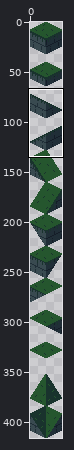
Two versions of one pixel-art file, assets/img/settlements/tileset_buildings.aseprite. The picture above shows the old version from afar; the outline marks the close-up.
Close-up. Earlier state:
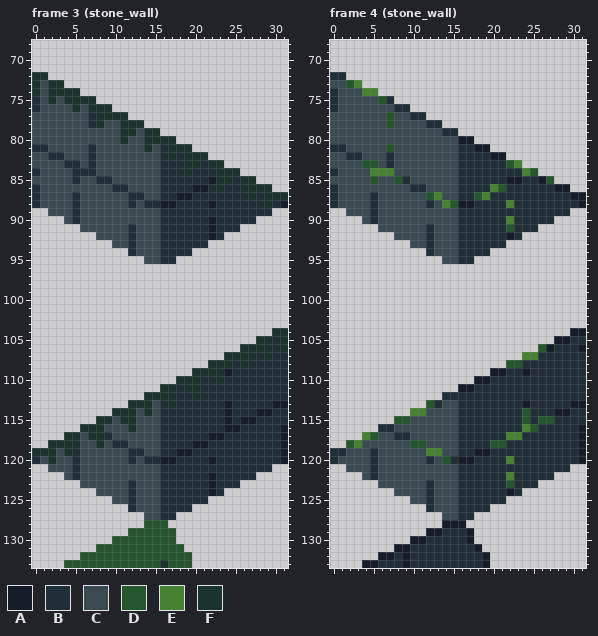
32x416 pixels, 7 frames. Shown: frame 3 (stone_wall): x 0..31, y 68..133; frame 4 (stone_wall): x 0..31, y 68..133. The commit also changed other frames or places, which this record leaves out.
Visible layers, top first: "Extras", "NoCopy", "Copy".
Palette (. is transparent): A #151d28  B #202e37  C #394a50  D #25562e  E #468232  F #19332d
Pixels before, frame 3 (stone_wall), first column x 0:
 72 FF..............................
 73 FCFF............................
 74 FCFFFF..........................
 75 BCFCFFFF........................
 76 BCCCCFCFFF......................
 77 CCCCCCCBFFFF....................
 78 CCCCCCCBFCCFFF..................
 79 CCCCCCCCCCCFFCFF................
 80 CCCCCCCCCCCFCCFFFF..............
 81 BBCCCCCBCCCCCCFCBFFF............
 82 CCBBCCCBCCCCCCCCBFBFFF..........
 83 CCCCBBCBCCCCCCCCBBBFFBFF........
 84 BCCCCBBBCCCCCCCCBBBFBBBFFF......
 85 CCCCCBCCBBCCCCCCBBBBBBAFFBFF....
 86 BCCCCCCCCCBBCCCCBBBBAABFBBFFFF..
 87 BCCCCBCCCCCCBBCCBBAABBBBBBBFBFFF
 88 BCCCCBCCCCCCBCBBAABBBBABBBBBBFBA
 89 ..CCCBCCCCCCCCCCBBBBBBBBBBBBBB..
 90 ....CBCCCCCCCCCCBBBBBBABBBBB....
 91 ......CCCCCCBCCCBBBBBBABBB......
 92 ........CCCCBCCCBBBBBBAB........
 93 ..........CCBCCCBBBBBB..........
 94 ............BCCCBBBB............
 95 ..............CCBB..............
 96 ................................
 97 ................................
 98 ................................
 99 ................................
100 ................................
101 ................................
102 ................................
103 ................................
104 ..............................FF
105 ............................FFBF
106 ..........................FFFFBF
107 ........................FFFFBFBB
108 ......................FFFBFBBBBB
109 ....................FFFFABBBBBBB
110 ..................FFFBBFBBBBBBBB
111 ................FFBFFBBBBBBBBBBB
112 ..............FFFFBBFBBBBBBBBBBB
113 ............FFFCBFBBBBBBABBBBBAA
114 ..........FFFCFCBBBBBBBBABBBAABB
115 ........FFCFFCCCBBBBBBBBABAABBBB
116 ......FFFCCCFCCCBBBBBBBBAABBBBBA
117 ....FFCFFBCCCCCCBBBBBBAABBBBBBBA
118 ..FFFFCCFCBBCCCCBBBBAABBBBBBBBBA
119 FFFCFBCCCCCCBBCCBBAABBBBBBBBBBBA
120 BCFCCBCCCCCCBCBBAABBBBABBBBBBBBA
121 ..CCCBCCCCCCCCCCBBBBBBBBBBBBBB..
122 ....CBCCCCCCCCCCBBBBBBABBBBB....
123 ......CCCCCCBCCCBBBBBBABBB......
124 ........CCCCBCCCBBBBBBAB........
125 ..........CCBCCCBBBBBB..........
126 ............BCCCBBBB............
127 ..............CCBB..............
128 ..............DDD...............
129 ............DDDDDD..............
130 ..........DDDDDDDD..............
131 ........DDDDDDDDDDD.............
132 ......DDDDDDDDDDDDDD............
133 ....DDDDDDDDDDDDFDDD............
Pixels before, frame 4 (stone_wall), first column x 0:
 72 BB..............................
 73 CCDE............................
 74 BCCCEE..........................
 75 BCCCCCDB........................
 76 BCCCCCCCBB......................
 77 CCCCCCCDCCBB....................
 78 CCCCCCCDCCCCBB..................
 79 CCCCCCCCCCCCCCBB................
 80 CCCCCCCCCCCCCCCCAA..............
 81 BBCCCCCDCCCCCCCCBBAA............
 82 CCBBCCCBCCCCCCCCBBBBAA..........
 83 CCCCDDCBCCCCCCCCBBBBBBDE........
 84 BCCCCEEECCCCCCCCBBBBBBBBED......
 85 CCCCCDCCDBCCCCCCBBBBBBAABBAD....
 86 BCCCCCCCCCBBCCCCBBBBEDBBBBBBAA..
 87 BCCCCBCCCCCCDECCBBDEBBBBBBBBBBAA
 88 BCCCCBCCCCCCBCEDAABBBBEBBBBBBBBA
 89 ..CCCBCCCCCCCCCCBBBBBBBBBBBBBB..
 90 ....CBCCCCCCCCCCBBBBBBEBBBBB....
 91 ......CCCCCCBCCCBBBBBBDBBB......
 92 ........CCCCBCCCBBBBBBAB........
 93 ..........CCBCCCBBBBBB..........
 94 ............BCCCBBBB............
 95 ..............CCBB..............
 96 ................................
 97 ................................
 98 ................................
 99 ................................
100 ................................
101 ................................
102 ................................
103 ................................
104 ..............................AA
105 ............................AABB
106 ..........................DABBBA
107 ........................EEBBBBBB
108 ......................DDBBBBBBBB
109 ....................AABBABBBBBBB
110 ..................AABBBBBBBBBBBB
111 ................AABBBBBBBBBBBBBB
112 ..............BBBBBBBBBBBBBBBBBB
113 ............DBCCBBBBBBBBABBBBBAA
114 ..........EECCCCBBBBBBBBDBBBAABB
115 ........DDCCCCCCBBBBBBBBDBDDBBBB
116 ......BBCCCCCCCCBBBBBBBBEDBBBBBA
117 ....EDCCBBCCCCCCBBBBBBEEBBBBBBBA
118 ..DECCCCCCDDCCCCBBBBDDBBBBBBBBBA
119 BBCCCBCCCCCCEECCBBAABBBBBBBBBBBA
120 BCCCCBCCCCCCBCDBAABBBBEBBBBBBBBA
121 ..CCCBCCCCCCCCCCBBBBBBBBBBBBBB..
122 ....CBCCCCCCCCCCBBBBBBEBBBBB....
123 ......CCCCCCBCCCBBBBBBDBBB......
124 ........CCCCBCCCBBBBBBAB........
125 ..........CCBCCCBBBBBB..........
126 ............BCCCBBBB............
127 ..............CCBB..............
128 ..............AAA...............
129 ............AABBBA..............
130 ..........AABBBBBA..............
131 ........AABBBBBBBBA.............
132 ......AABABBBBBBBBBA............
133 ....AABBBABBBBBBBBBA............
The same view after the edit:
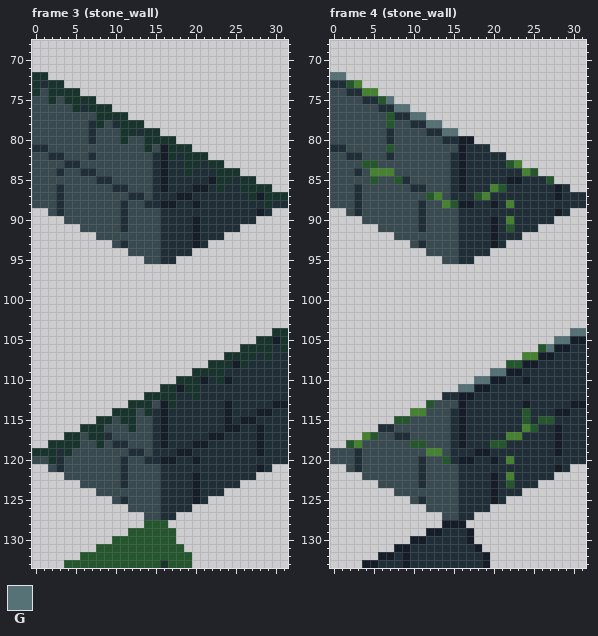
Colours new in this view: G #577277
Changes in this commit:
Changed rows in their new state; - is an unchanged pixel.
Frame 3 (stone_wall), layer "Copy":
first column x 0:
 73 -B------------------------------
 75 C-------------------------------
 76 C-----B-------------------------
 77 -------C------------------------
 78 ----------B---------------------
 79 -------B-----B------------------
 80 -------B------------------------
 81 -------C--------A---------------
 82 ---------------BA---------------
 83 -------C-------BA---------------
 84 C--B-C---------BA---------------
 85 -----C---------BA---------------
 86 C--B-----------BA---------------
 87 C--B-C---------B------------A---
 88 C--B-C-----BC-------A-B--------B
 89 ---B-C-----B----------------A---
 90 -----C-----B--------A-B---------
 91 -----------BC-------A-B---------
 92 ------------C-------A-B---------
 93 -----------BC-------A-----------
 94 ------------C-------------------
first column x 0:
105 ------------------------------A-
108 -------------------------A------
109 ------------------------B-------
110 ---------------------A--A-------
111 ------------------A-------------
113 ----------------A---------------
114 ---------------BA---------------
115 ---------------BA---------------
116 ---------------BA-----------A--B
117 ---------------BA-----------A--B
118 ---------------BA-----------A--B
119 ---B-C---------B------------A--B
120 C--B-C-----BC-------A-B--------B
121 ---B-C-----B----------------A---
122 -----C-----B--------A-B---------
123 -----------BC-------A-B---------
124 ------------C-------A-B---------
125 -----------BC-------A-----------
126 ------------C-------------------
Frame 4 (stone_wall), layer "Copy":
first column x 0:
 72 GG------------------------------
 73 BB------------------------------
 74 C-BB----------------------------
 75 C---BB-G------------------------
 76 C-----BBGG----------------------
 77 --------BBGG--------------------
 78 ----------BBGG------------------
 79 -------B----BBGG----------------
 80 -------B------BB----------------
 81 ----------------A-BB------------
 82 ---------------BA---BB----------
 83 -------C-------BA---------------
 84 C--B-----------BA---------------
 85 ---------------BA---------B-----
 86 C--B-----------BA------------B--
 87 C--B-C---------B------------A-BB
 88 C--B-C-----BC-------A----------B
 89 ---B-C-----B----------------A---
 90 -----C-----B--------A-----------
 91 -----------BC-------A-----------
 92 ------------C-------A-B---------
 93 -----------BC-------A-----------
 94 ------------C-------------------
first column x 0:
104 ------------------------------GG
105 ----------------------------GGAA
106 ---------------------------GAA-B
107 --------------------------AA----
108 ------------------------AA------
109 --------------------GGAAB-------
110 ------------------GGAA--A-------
111 ----------------GGAA------------
112 ----------------AA--------------
113 -------------C--A---------------
114 ---------------BA---------------
115 ---------------BA---------------
116 ---------------BA-----------A--B
117 ---------------BA-----------A--B
118 ---------------BA-----------A--B
119 CC-B-C---------B------------A--B
120 C--B-C-----BC-------A----------B
121 ---B-C-----B----------------A---
122 -----C-----B--------A-----------
123 -----------BC-------A-----------
124 ------------C-------A-B---------
125 -----------BC-------A-----------
126 ------------C-------------------
